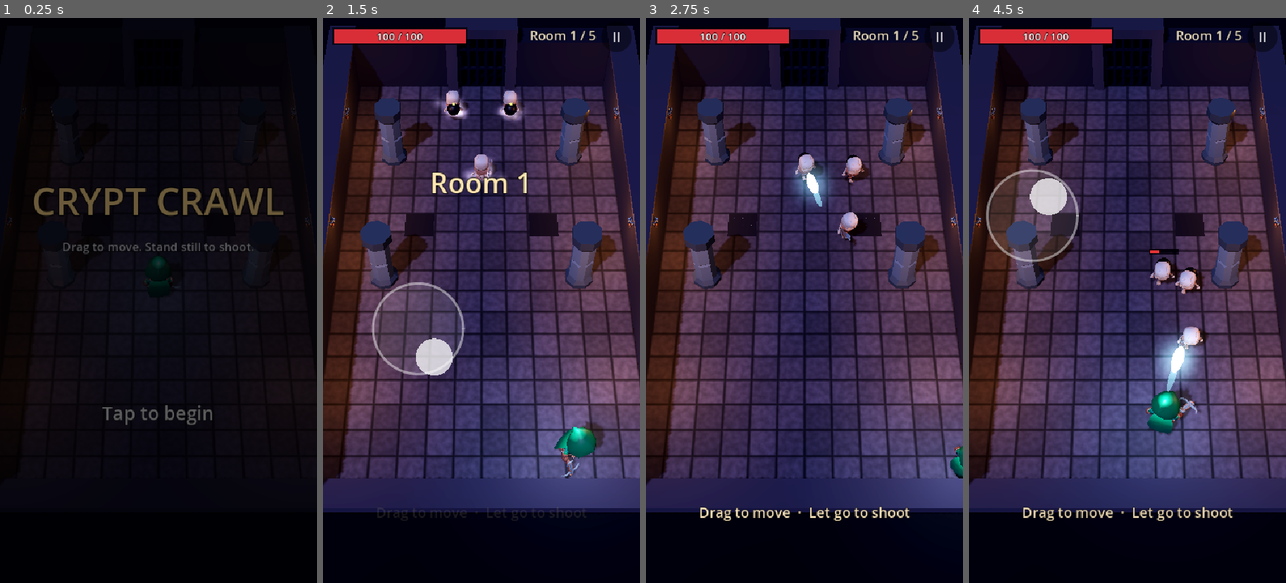
Above: before the commit, frames 1-4 (left to right).
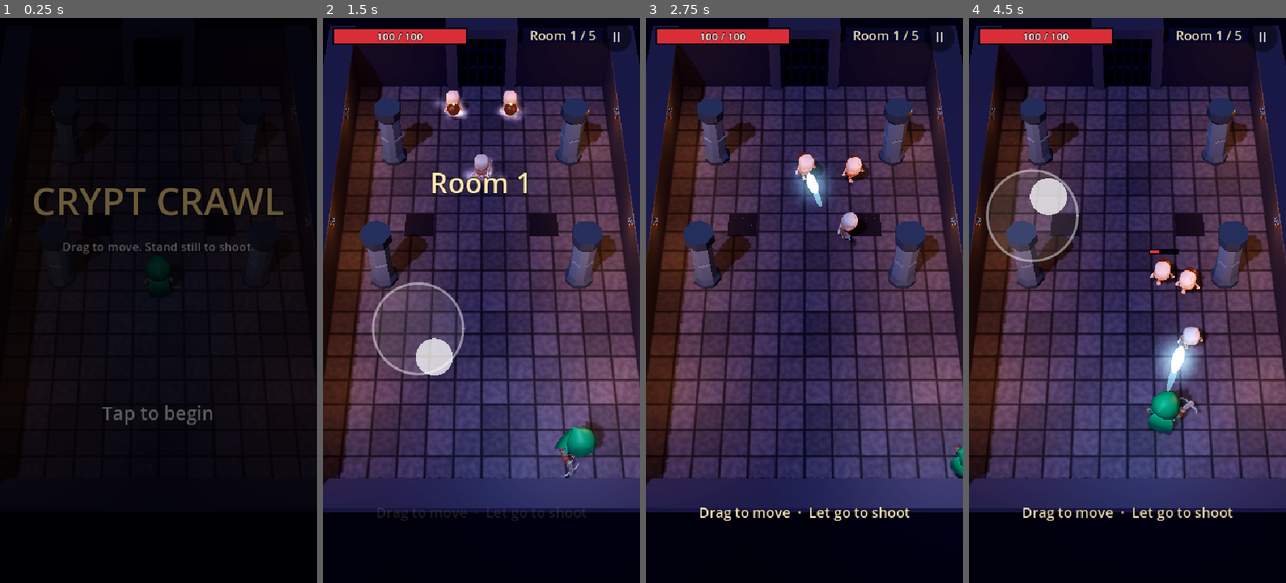
Above: after the commit, the same moments.

Repository: incorruptibleyt/AAA-GAME-DESIGN
Game: Godot game, scene res://scenes/main.tscn
Two runs of this game, one before a commit and one after it. Both use one fixed random seed, a clock stepped at 60 frames per second and the inputs below.
Inputs (mouse positions are in pixels of both pictures, inside the frame that each line leads up to):
- Up to frame 1 (0.25 s): no input
- Up to frame 2 (1.5 s): tap Enter at 0.5 s; move the mouse to (551, 272) at 0.52 s; hold D 0.53-1.25 s; click (551, 272) at 0.67 s; drag from (418, 328) to (465, 413) at 1.27 s
- Up to frame 3 (2.75 s): move the mouse to (836, 176) at 2.02 s; hold D from 2.03 s (still down)
- Up to frame 4 (4.5 s): release D at 2.75 s; drag from (1111, 413) to (1032, 215) at 2.77 s; move the mouse to (1222, 385) at 3.52 s; hold A 3.53-4.25 s; drag from (1032, 215) to (1079, 159) at 4.27 s

The runs differ from the first frame. In frame 1, less than 0.1% of the frame differs, in the area x 49-51%, y 43-44%; in frame 2, 0.6%; in frame 3, 0.4%; in frame 4, 0.7%, in the area x 56-73%, y 42-73%.

Commit message:
Fix look-alike skeletons, the upside-down staff and the glaring hero hood
- Bone Spitters now use the minion model with a green glow instead of
  looking exactly like warriors; bombers glow orange and the Lich glows
  blue, so they stand apart from the minion and mage they share models with.
- Mage and Lich staffs are held skull-up instead of hanging upside down.
- Crowns for the King and the Lich are bigger and sit on top of the head.
- The hero's lantern sits higher and behind, so the hood is no longer
  blown out to bright green.
- Test robot: a gallery mode that lines up every enemy for a close-up
  screenshot, and object counts in its report (stable over 8 floors).

Co-Authored-By: Claude Opus 5.5 (1M context) <noreply@anthropic.com>
Claude-Session: https://claude.ai/code/session_011dCkZfSyMufLvisEdWMgRS

Diff:
--- a/scripts/art.gd
+++ b/scripts/art.gd
@@ -84,6 +84,8 @@
 	att.bone_name = bone
 	var item := scene.instantiate() as Node3D
 	att.add_child(item)
+	if scene_key == "Skeleton_Staff":
+		item.rotation.x = PI   # the staff file points down from the hand; hold it skull-up
 	return item
 
 
--- a/scripts/autoplay.gd
+++ b/scripts/autoplay.gd
@@ -7,6 +7,8 @@
 var god := false
 var start_room := 1
 var runs := 1
+var gallery := false
+var _gallery_t := -1.0
 var _paused_once := false
 var _dumped_room := -1
 var shots_dir := ""
@@ -24,6 +26,8 @@
 			god = true
 		elif a.begins_with("floor="):
 			Game.floor_num = int(a.substr(6))
+		elif a == "gallery":
+			gallery = true
 		elif a.begins_with("runs="):
 			runs = int(a.substr(5))
 		elif a.begins_with("room="):
@@ -62,7 +66,7 @@
 			Game.hud._on_card(0)
 		Game.State.DEAD, Game.State.VICTORY:
 			if Game._state_time > 2.5:
-				print("[autoplay] END state=%s floor=%d room=%d kills=%d time=%.1f" % [Game.State.keys()[Game.state], Game.floor_num, Game._room_index + 1, Game._kills, Game._run_time])
+				print("[autoplay] END objects=%d nodes=%d state=%s floor=%d room=%d kills=%d time=%.1f" % [Performance.get_monitor(Performance.OBJECT_COUNT), Performance.get_monitor(Performance.OBJECT_NODE_COUNT), Game.State.keys()[Game.state], Game.floor_num, Game._room_index + 1, Game._kills, Game._run_time])
 				runs -= 1
 				if runs <= 0:
 					get_tree().quit()
@@ -72,6 +76,10 @@
 			if Game._state_time > 1.0:
 				Game._on_screen_tapped()
 
+		Game.State.PLAYING when gallery:
+			_gallery_step(delta)
+		Game.State.TRANSITION when gallery and _gallery_t >= 0.0:
+			_gallery_step(delta)
 		Game.State.PLAYING:
 			if not _paused_once and Game._room_index == 1 and Game._state_time > 2.0:
 				_paused_once = true
@@ -89,6 +97,31 @@
 		for a: Actor in Actor.all:
 			print("   ", a.name, " ", a.get_script().get_global_name(), " pos=", a.global_position, " hp=", a.health, " dead=", a.dead)
 		get_tree().quit(1)
+
+
+## Lines up one of every skeleton type for a close look, takes a picture and quits.
+func _gallery_step(delta: float) -> void:
+	if _gallery_t < 0.0:
+		_gallery_t = 0.0
+		for a: Actor in Actor.all.duplicate():
+			if a is Enemy:
+				a.queue_free()
+		var kinds := ["m", "w", "a", "g", "x", "t"]
+		for i in kinds.size():
+			Game.spawn_enemy(kinds[i], Vector3(-4.0 + (i % 3) * 4.0, 0, 1.5 + (i / 3) * 3.0))
+		Game.spawn_enemy("K", Vector3(-3, 0, -5))
+		Game.spawn_enemy("L", Vector3(3, 0, -5))
+		Game.hero.place_at(Vector3(0, 0, 7.5))
+		Game.state = Game.State.TRANSITION   # everyone stands still
+		for a: Actor in Actor.all:
+			a.rotation.y = PI   # face the camera
+		return
+	_gallery_t += delta
+	if _gallery_t > 2.0 and _gallery_t < 100.0:
+		_gallery_t = 100.0
+		_shot()
+		await get_tree().create_timer(0.5).timeout
+		get_tree().quit()
 
 
 func _drive(delta: float) -> void:
--- a/scripts/character_visual.gd
+++ b/scripts/character_visual.gd
@@ -24,6 +24,7 @@
 var _flash := 0.0
 var _meshes: Array[GeometryInstance3D] = []
 static var _flash_mat: StandardMaterial3D
+var _tint_mat: StandardMaterial3D
 
 
 ## look: {key, height, body, accent, eyes, hat, horns, crown, hood, helmet, shield, bow, bomb}
@@ -52,6 +53,11 @@
 	else:
 		_model = _placeholder(look)
 	_collect_meshes(_model)
+	if look.has("tint"):
+		# A coloured glow over the whole model, so look-alike skeletons stand apart.
+		_tint_mat = U.unlit(look.tint)
+		_tint_mat.blend_mode = BaseMaterial3D.BLEND_MODE_ADD
+	_set_flash(false)
 	_play("idle")
 
 
@@ -70,11 +76,13 @@
 		skel.add_child(att)
 		att.bone_name = "head"
 		var gold := U.mat(Color(1.0, 0.78, 0.25), 0.3, 0.8)
-		var s := 0.45
-		U.cylinder(att, s * 0.5, s * 0.15, gold, Vector3(0, s * 1.1, 0))
-		for i in 5:
-			var a := i / 5.0 * TAU
-			U.box(att, Vector3.ONE * s * 0.18, gold, Vector3(cos(a) * s * 0.42, s * 1.32, sin(a) * s * 0.42))
+		var s := 0.6
+		var y := 1.25
+		U.cylinder(att, s * 0.5, s * 0.18, gold, Vector3(0, y, 0))
+		for i in 6:
+			var a := i / 6.0 * TAU
+			var spike := U.box(att, Vector3(0.12, 0.3, 0.12) * s / 0.6, gold, Vector3(cos(a) * s * 0.44, y + s * 0.3, sin(a) * s * 0.44))
+			spike.rotation.y = -a
 	if look.get("bomb", false) and skel.find_bone("chest") >= 0:
 		var att := BoneAttachment3D.new()
 		skel.add_child(att)
@@ -186,7 +194,7 @@
 		_flash_mat = U.unlit(Color.WHITE)
 	for m in _meshes:
 		if is_instance_valid(m):
-			m.material_overlay = _flash_mat if on else null
+			m.material_overlay = _flash_mat if on else _tint_mat
 
 
 func _placeholder(look: Dictionary) -> Node3D:
--- a/scripts/enemies/bone_spitter.gd
+++ b/scripts/enemies/bone_spitter.gd
@@ -14,7 +14,8 @@
 	radius = 0.6
 	center_height = 0.8
 	knockback_scale = 0.0
-	var look := bones(Art.SKELETON_WARRIOR, 1.7, Color(0.5, 1.0, 0.3))
+	var look := bones(Art.SKELETON_MINION, 1.8, Color(0.5, 1.0, 0.3))
+	look.tint = Color(0.1, 0.35, 0.05, 1.0)
 	look.horns = true
 	look.accent = Color(0.2, 0.35, 0.15)
 	look.offhand = "Skeleton_Shield_Small_A"
--- a/scripts/enemies/lich.gd
+++ b/scripts/enemies/lich.gd
@@ -26,6 +26,7 @@
 	look.crown = true
 	look.accent = Color(0.18, 0.12, 0.32)
 	look.weapon = "Skeleton_Staff"
+	look.tint = Color(0.05, 0.18, 0.35, 1.0)
 	make_visual(look)
 
 
--- a/scripts/enemies/skeleton_bomber.gd
+++ b/scripts/enemies/skeleton_bomber.gd
@@ -17,6 +17,7 @@
 	drop_chance = 0.1
 	var look := bones(Art.SKELETON_MINION, 1.55, Color(1.0, 0.55, 0.1))
 	look.bomb = true
+	look.tint = Color(0.3, 0.12, 0.0, 1.0)
 	look.accent = Color(0.45, 0.25, 0.1)
 	look.attack_anim = "Spellcast_Raise"
 	make_visual(look)
--- a/scripts/hero.gd
+++ b/scripts/hero.gd
@@ -35,9 +35,9 @@
 	# A soft light that travels with the hero so they never get lost in the dark.
 	var lantern := OmniLight3D.new()
 	lantern.light_color = Color(0.75, 0.85, 1.0)
-	lantern.light_energy = 1.0
-	lantern.omni_range = 7.0
-	lantern.position = Vector3(0, 2.2, 0)
+	lantern.light_energy = 0.9
+	lantern.omni_range = 8.0
+	lantern.position = Vector3(0, 3.6, 0.6)   # high and slightly behind, so the hood isn't blown out
 	h.add_child(lantern)
 	return h
 
